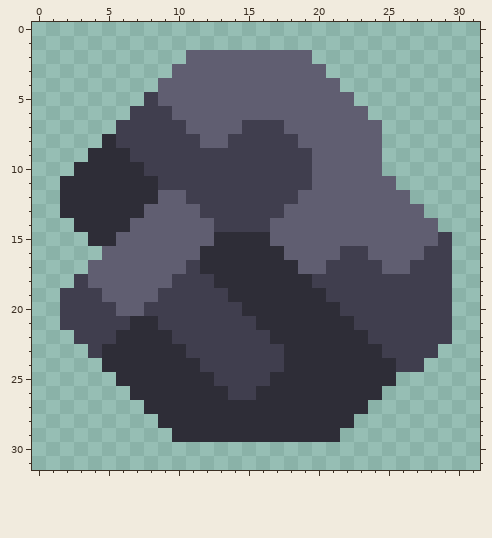
Pixel-art sprite -- sprites/items/graphene.png. The picture above is the old version.
The file is 32x32 pixels.
After the commit:
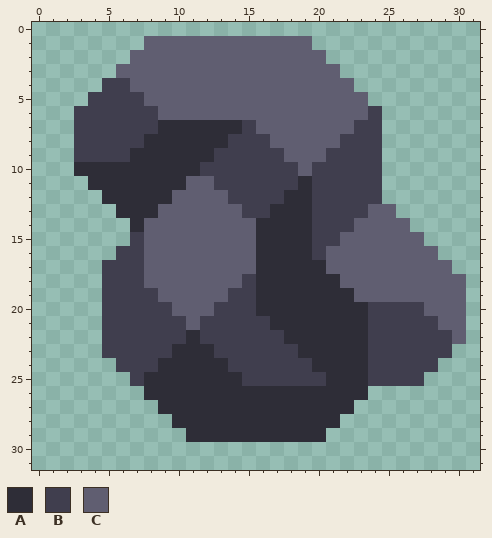
Palette (. is transparent): A #2e2d37  B #403e4e  C #605e71
Author's note on the commit: | blacktite.png | silicate.png | graphene.png |
Changes in this commit:
Changed rows in their new state; - is an unchanged pixel.
first column x 2:
 1 ------CCCCCCCCCCCC-----------
 2 -----CCCC---------C----------
 3 ----CCCC-----------C---------
 4 ---BBCC-------------C--------
 5 --BBBBC--------------C-------
 6 -BBBB--C--------------B------
 7 -BBB---AAAAAA-CC-----BB------
 8 -BBB--AAAAAA---CC---BBB------
 9 -BBBBAAAAAA-----CC-BBBB------
10 ------AAAA-------CBBBBB------
11 ..-----AACC------ABBBBB.-----
12 ...----A-CCC----AABBBBB..----
13 ....--A---CCC--AAABBBB--..---
14 -....A-----CCCAAAABBB----..--
15 --...B-----CCC-AAABB------..-
16 ---.BB----CCCC--AAB-CC----C.-
17 --.BBB---CCCCC---AACCCC--CCC-
18 -..BBB--CCCCCB----AACCCCCCCCC
19 ...BBBBCCCCCBB-----AACCCCCCCC
20 ...-BB--CCC--B------AA----CCC
21 ...--BB--C----B------A-----CC
22 -..-BBBB-A-----B------------C
23 --.BBBBB-AA-----B-----B----B-
24 ---.BBB---AA----BB----BB--B--
25 ----.B-----AA--BBBB---BBBB---
26 -----.------AA--------.------
27 ------.--------------.-------
28 -------.------------.--------
29 --------.----------.---------
Pixel boxes of the changes (left, top, right, bottom) in both pictures:
changed: (60, 36, 466, 442)
